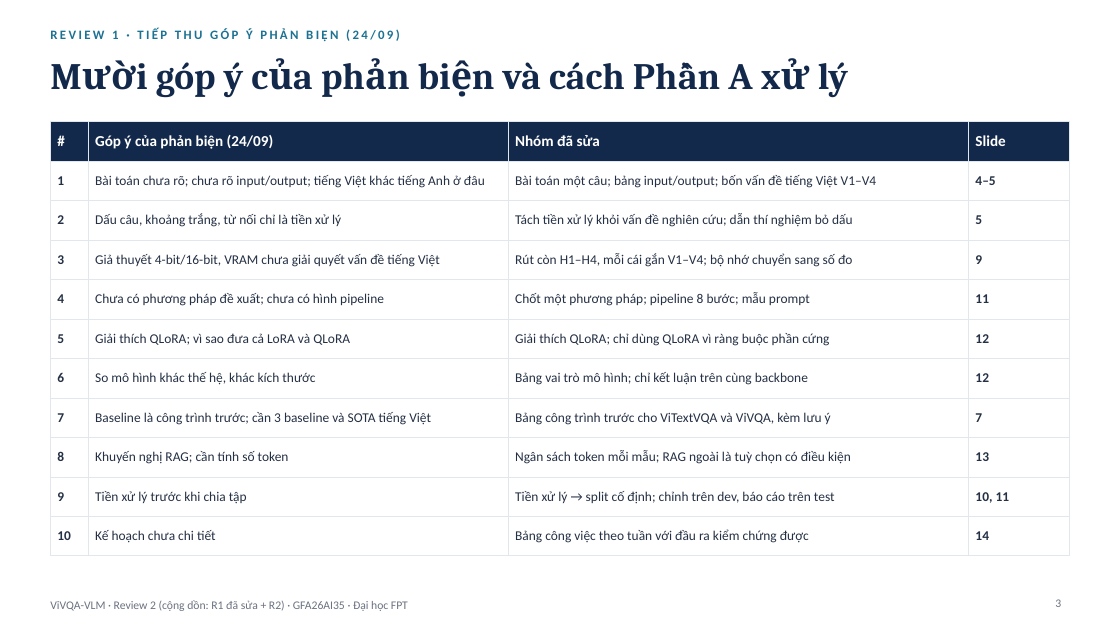
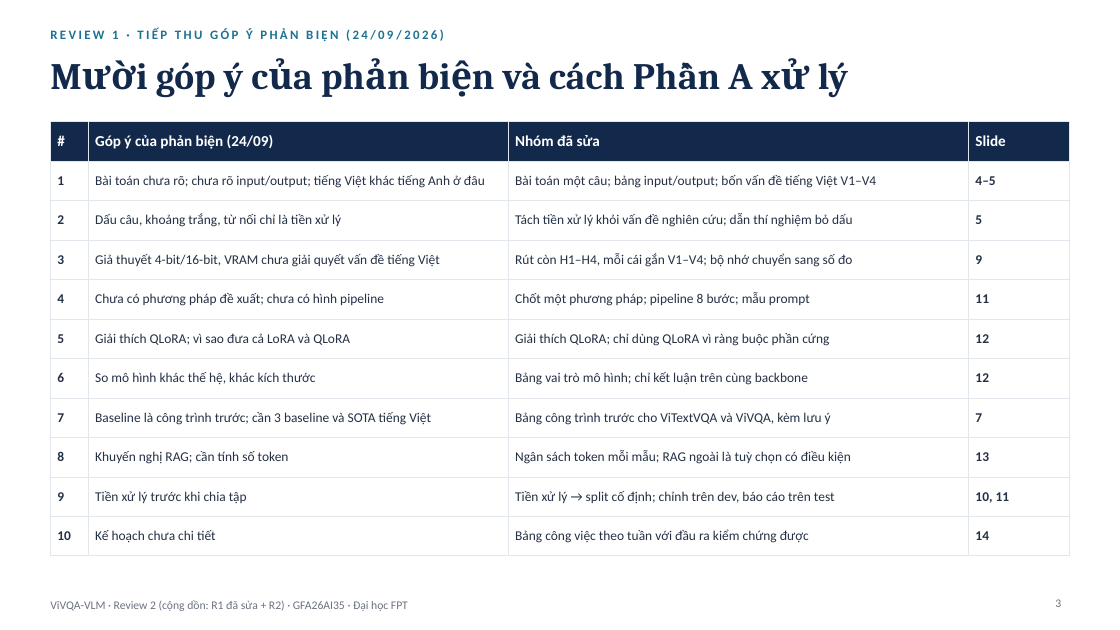
Before and after one commit to PLHGNAOH/ViVQA-VLM, a slide deck: slide 3 of docs/04_slides/cumulative/ViVQA-VLM_Review2_Cumulative_TV.pptx. Drawn at 1120x630 pixels with LibreOffice and Linux fonts; fonts in the diff are those of the drawing. Boxes give left, top, right and bottom in pixels: in the first picture for what was removed or moved away, otherwise in the second. Text is boxed around its words. In the diff, an @@ line names an element or a change of style, - is before the commit and + after.

```diff
--- a/docs/04_slides/cumulative/ViVQA-VLM_Review2_Cumulative_TV.pptx
+++ b/docs/04_slides/cumulative/ViVQA-VLM_Review2_Cumulative_TV.pptx
@@ text at [50,29,444,41]: text changed @@
-REVIEW 1 · TIẾP THU GÓP Ý PHẢN BIỆN (24/09)
+REVIEW 1 · TIẾP THU GÓP Ý PHẢN BIỆN (24/09/2026)
```
Also in this commit, not shown: 19 other slides changed, 1 other file.
